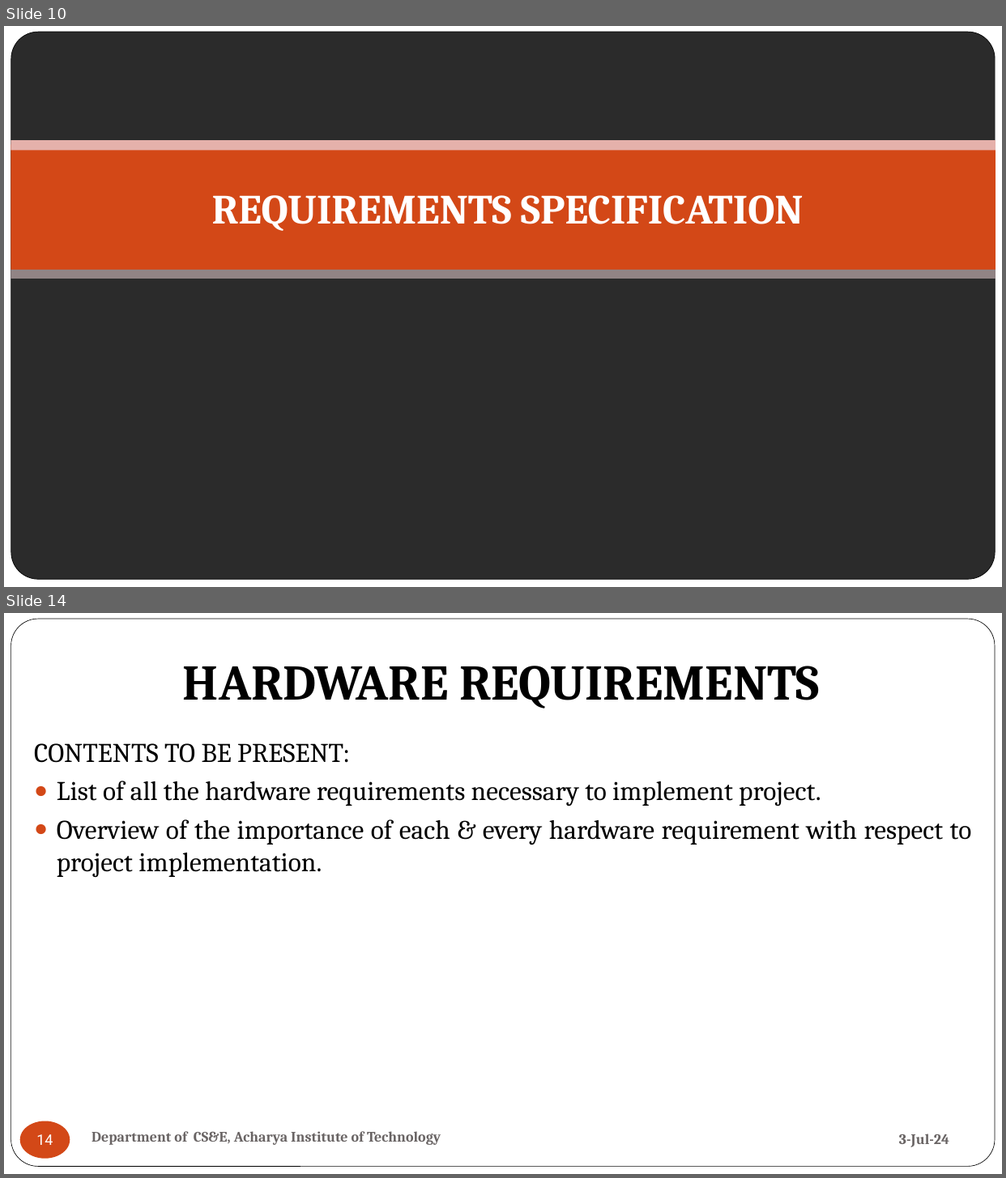
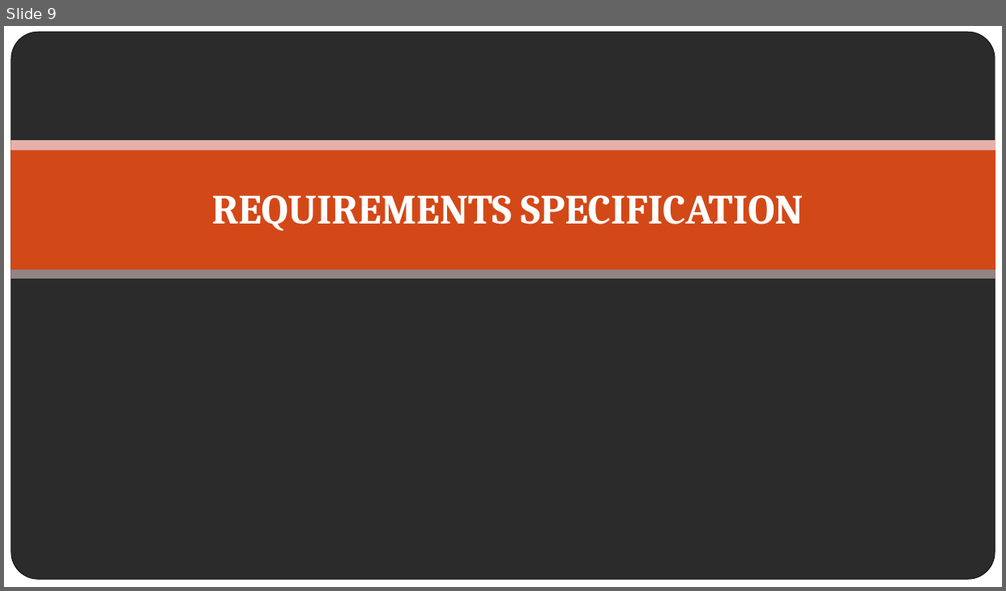
Before and after one commit to Anish202020/6th-Semester, a slide deck: Report and PPT/Major Mini Project/Miniproject.pptx. Shown one above the other, each under a label of ours: slides 10 and 14 before the commit, slide 9 after it; the slides between them are not shown. The pictures are 1006x1178 and 1006x591 pixels, drawn with LibreOffice and Linux fonts; fonts in the diff are those of the drawing; background and template pictures are left out; a plain dark background stands for a picture behind light text. Boxes give left, top, right and bottom in pixels: in the first picture for what was removed or moved away, otherwise in the second. Text is boxed around its words. In the diff, an @@ line names an element or a change of style, - is before the commit and + after.

```diff
--- a/Report and PPT/Major Mini Project/Miniproject.pptx
+++ b/Report and PPT/Major Mini Project/Miniproject.pptx
@@ slide 14 removed at [4,613,1002,1174], background #FFFFFF @@
@@ rounded rectangle removed at [10,619,995,1167] @@
@@ title removed at [183,666,819,709] @@
-HARDWARE REQUIREMENTS
@@ text removed at [34,743,972,877] @@
-CONTENTS TO BE PRESENT:
-● List of all the hardware requirements necessary to implement project.
-● Overview of the importance of each & every hardware requirement with respect to project implementation.
@@ page number removed at [19,1122,70,1159] @@
-14
@@ text removed at [91,1131,441,1145] @@
-Department of CS&E, Acharya Institute of Technology
@@ text removed at [899,1134,949,1148] @@
-3-Jul-24
@@ what was slide 10 is now slide 9 @@
```
Also in this commit, not shown: 9 slides changed, 1 slide added, 8 other slides removed, 11 other files.
